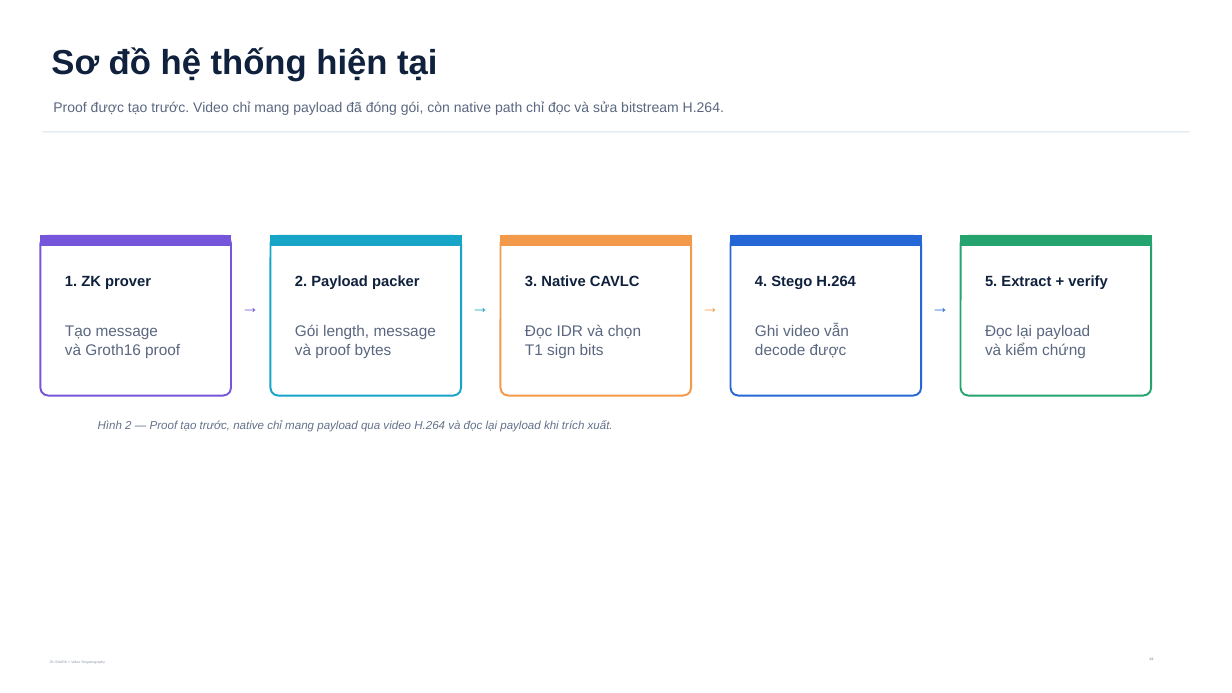
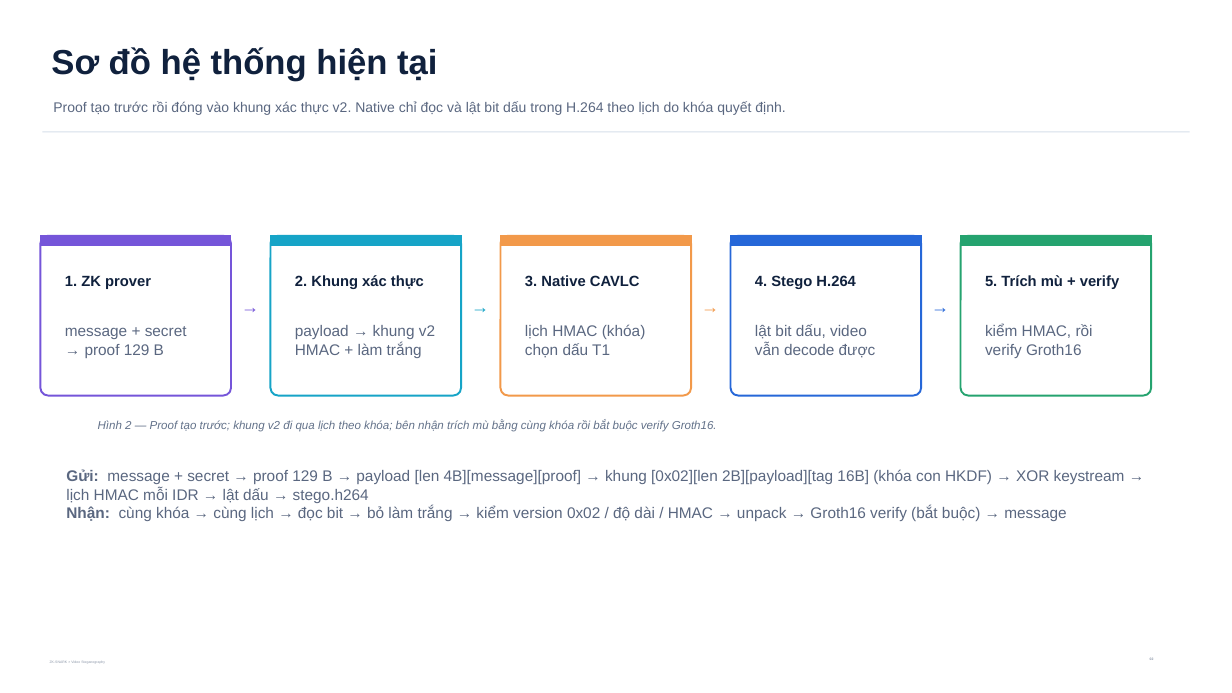
Before and after one commit to Saudadeeee/zk-snark-X-Steganography, a slide deck: slide 2 of VideoLevel/output/presentations/zkstego_computerphile_style_explainer_v24.pptx. Drawn at 1232x693 pixels with LibreOffice and Linux fonts; fonts in the diff are those of the drawing. Boxes give left, top, right and bottom in pixels: in the first picture for what was removed or moved away, otherwise in the second. Text is boxed around its words. In the diff, an @@ line names an element or a change of style, - is before the commit and + after.

```diff
--- a/VideoLevel/output/presentations/zkstego_computerphile_style_explainer_v24.pptx
+++ b/VideoLevel/output/presentations/zkstego_computerphile_style_explainer_v24.pptx
@@ text at <box>53,101,785,115</box>: text changed @@
-Proof được tạo trước. Video chỉ mang payload đã đóng gói, còn native path chỉ đọc và sửa bitstream H.264.
+Proof tạo trước rồi đóng vào khung xác thực v2. Native chỉ đọc và lật bit dấu trong H.264 theo lịch do khóa quyết định.
@@ text at <box>295,275,424,289</box>: text changed @@
-2. Payload packer
+2. Khung xác thực
@@ text at <box>985,275,1119,289</box>: text changed @@
-5. Extract + verify
+5. Trích mù + verify
@@ text at <box>65,326,187,358</box>: text changed @@
-Tạo message
-và Groth16 proof
+message + secret
+→ proof 129 B
@@ text at <box>295,325,435,358</box>: text changed @@
-Gói length, message
-và proof bytes
+payload → khung v2
+HMAC + làm trắng
@@ text at <box>525,324,646,358</box>: text changed @@
-Đọc IDR và chọn
-T1 sign bits
+lịch HMAC (khóa)
+chọn dấu T1
@@ text at <box>755,324,876,358</box>: text changed @@
-Ghi video vẫn
-decode được
+lật bit dấu, video
+vẫn decode được
@@ text at <box>985,324,1093,358</box>: text changed @@
-Đọc lại payload
-và kiểm chứng
+kiểm HMAC, rồi
+verify Groth16
@@ text at <box>98,421,717,432</box>: text changed @@
-Hình 2 — Proof tạo trước, native chỉ mang payload qua video H.264 và đọc lại payload khi trích xuất.
+Hình 2 — Proof tạo trước; khung v2 đi qua lịch theo khóa; bên nhận trích mù bằng cùng khóa rồi bắt buộc verify Groth16.
@@ text added at <box>66,469,1125,521</box>, 12 pt, text #5A6780 @@
+Gửi: message + secret → proof 129 B → payload [len 4B][message][proof] → khung [0x02][len 2B][payload][tag 16B] (khóa con HKDF) → XOR keystream → lịch HMAC mỗi IDR → lật dấu → stego.h264
+Nhận: cùng khóa → cùng lịch → đọc bit → bỏ làm trắng → kiểm version 0x02 / độ dài / HMAC → unpack → Groth16 verify (bắt buộc) → message
```
Also in this commit, not shown: 15 other slides changed, 1 slide added, 1 other file.
